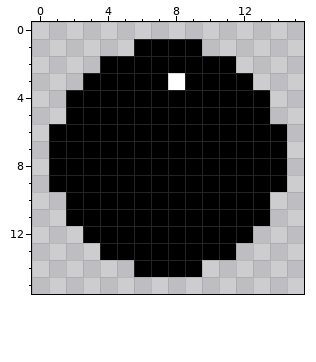
One commit to this pixel-art file: src/objects/test-objects/Guns/Canon/canonball.aseprite. That is the earlier state.
16x16 pixels, 1 frame.
And afterwards:
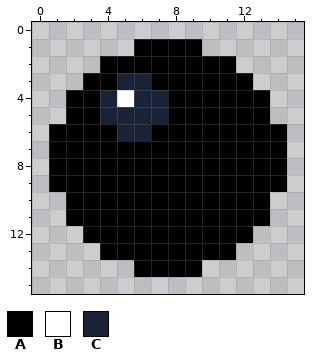
Palette (. is transparent): A #000000  B #ffffff  C #192337
Change:
y 3: x 5..6 AA -> CC; x 8 B -> A
y 4: x 4..7 AAAA -> CBCC
y 5: x 4..7 AAAA -> CCCC
y 6: x 5..6 AA -> CC
Changed places in both pictures, as pixel boxes (x1, y1, x2, y2):
changed: (100, 73, 185, 141)
